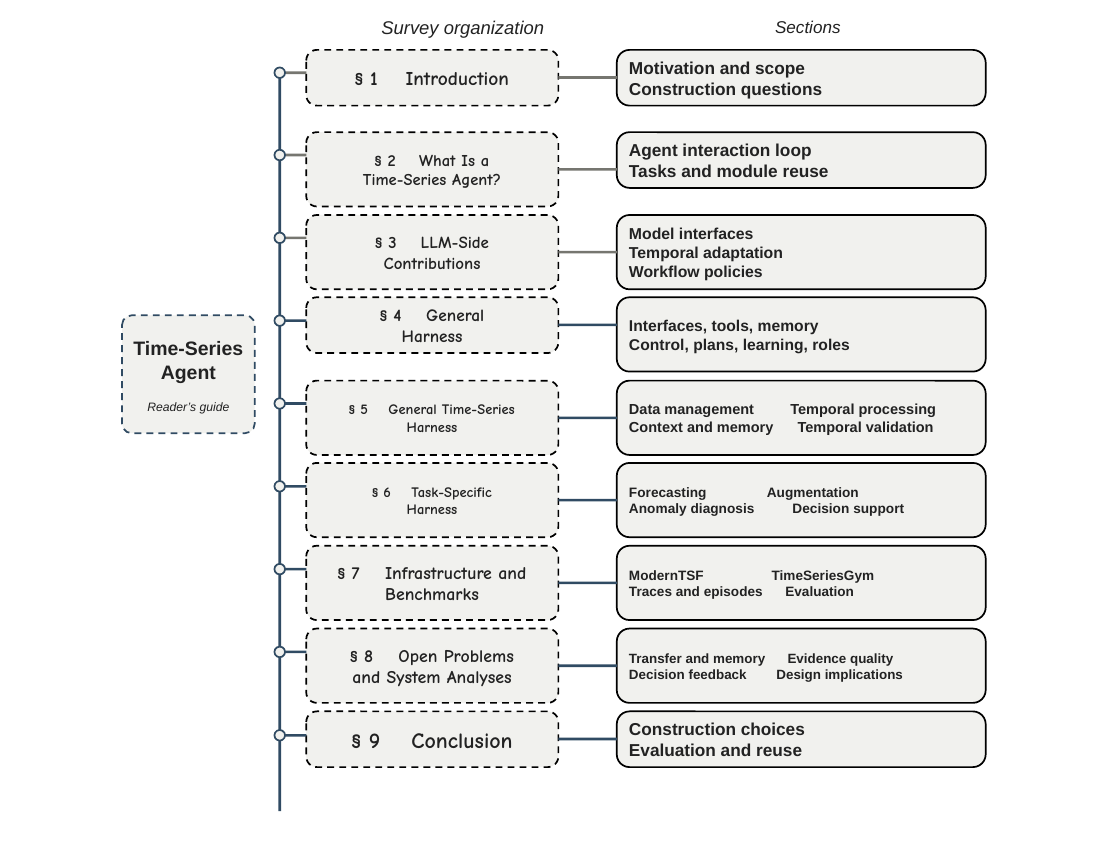
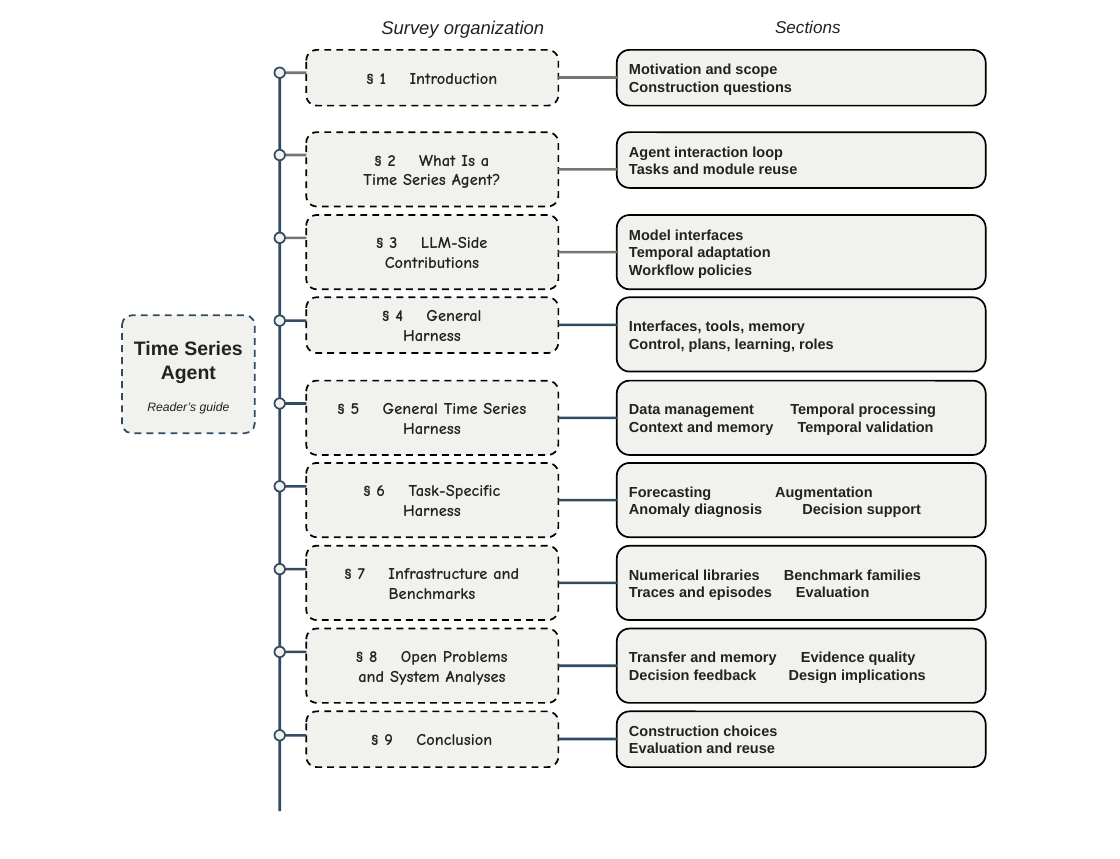
Before and after one commit to Minions-Land/Time-Series-Agents-Survey, a slide deck: slide 1 of artifacts/editorial_unified_20261022/pptx/Figure01_Editorial.pptx. Drawn at 1120x859 pixels with LibreOffice and Linux fonts; fonts in the diff are those of the drawing. Boxes give left, top, right and bottom in pixels: in the first picture for what was removed or moved away, otherwise in the second. Text is boxed around its words. In the diff, an @@ line names an element or a change of style, - is before the commit and + after.

```diff
--- a/artifacts/editorial_unified_20261022/pptx/Figure01_Editorial.pptx
+++ b/artifacts/editorial_unified_20261022/pptx/Figure01_Editorial.pptx
@@ text "§ 1 Introduction" at box(380, 73, 386, 84): size 22.8 to 19.3 pt @@
@@ text at box(363, 173, 501, 188): text changed @@
-Time-Series Agent?
+Time Series Agent?
@@ text "§ 3 LLM-Side" at box(385, 237, 488, 268): size 19.8 to 19.3 pt @@
@@ text "Model interfaces" at box(629, 229, 770, 278): size 18.5 to 17 pt @@
@@ text "§ 4 General" at box(395, 310, 481, 341): size 20.3 to 19.3 pt @@
@@ text "Interfaces, tools, memory" at box(629, 320, 834, 352): size 18.4 to 17 pt @@
@@ text at box(134, 341, 242, 355): text changed @@
-Time-Series
+Time Series
@@ text at box(351, 403, 526, 414): text changed; size 16.9 to 19.3 pt @@
-§ 5 General Time-Series
+§ 5 General Time Series
@@ text at box(403, 423, 461, 434): size 16.9 to 19.3 pt in "Harness" @@
@@ text "§ 6 Task-Specific" at box(376, 485, 501, 516): size 16.9 to 19.3 pt @@
@@ text "Forecasting Augmentation" at box(629, 486, 921, 517): size 16.1 to 17 pt @@
@@ text "§ 7 Infrastructure and" at box(358, 568, 519, 599): size 20.9 to 19.3 pt @@
@@ text at box(629, 569, 921, 580): text changed; size 15.9 to 17 pt @@
-ModernTSF TimeSeriesGym
+Numerical libraries Benchmark families
@@ text at box(629, 586, 869, 600): size 15.9 to 17 pt in "Traces and episodes Evaluation" @@
@@ text "§ 8 Open Problems" at box(358, 651, 508, 685): size 20.9 to 19.3 pt @@
@@ text "Transfer and memory Evidence quality" at box(629, 651, 926, 683): size 15.7 to 17 pt @@
@@ text "§ 9 Conclusion" at box(384, 734, 492, 745): size 25.8 to 19.3 pt @@
@@ size 20.1 to 17 pt in 3 elements at box(629, 63, 792, 95), box(629, 146, 798, 174), box(629, 725, 777, 753) @@
```
Also in this commit, not shown: 11 other files.
